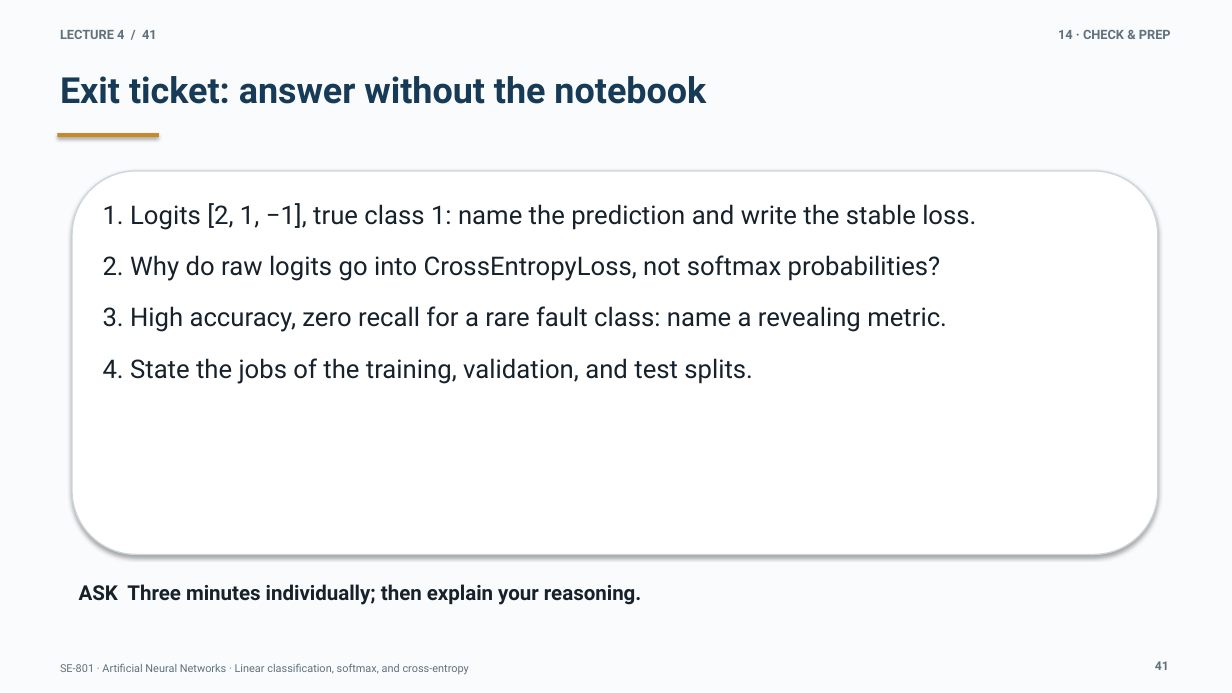
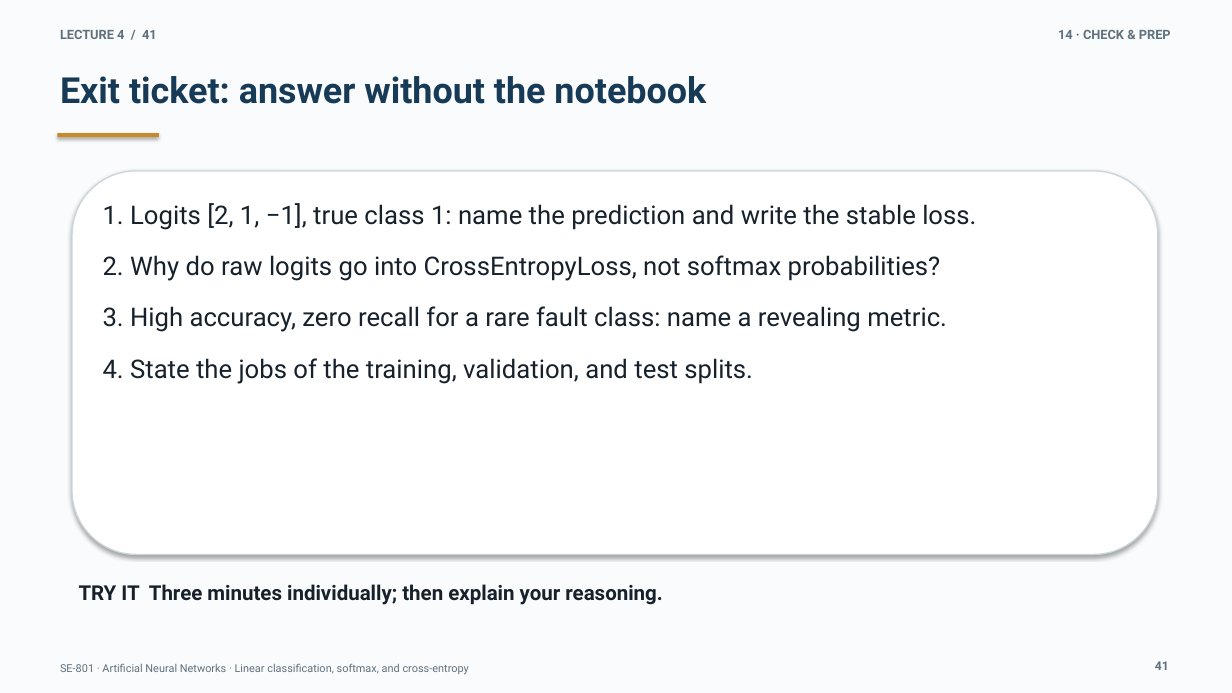
Before and after one commit to DrFarrukh/teaching, a slide deck: slide 41 of courses/artificial-neural-networks/lectures/lecture-04/slides.pptx. Drawn at 1232x693 pixels with LibreOffice and Linux fonts; fonts in the diff are those of the drawing. Boxes give left, top, right and bottom in pixels: in the first picture for what was removed or moved away, otherwise in the second. Text is boxed around its words. In the diff, an @@ line names an element or a change of style, - is before the commit and + after.

```diff
--- a/courses/artificial-neural-networks/lectures/lecture-04/slides.pptx
+++ b/courses/artificial-neural-networks/lectures/lecture-04/slides.pptx
@@ text at [79,584,662,605]: text changed @@
-ASK Three minutes individually; then explain your reasoning.
+TRY IT Three minutes individually; then explain your reasoning.
```
Also in this commit, not shown: 7 other slides changed.
